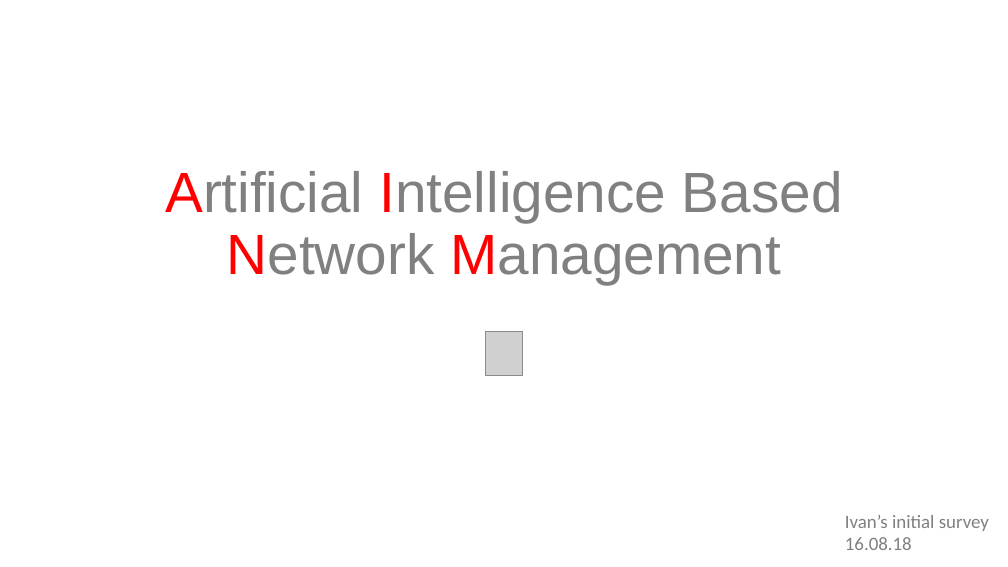
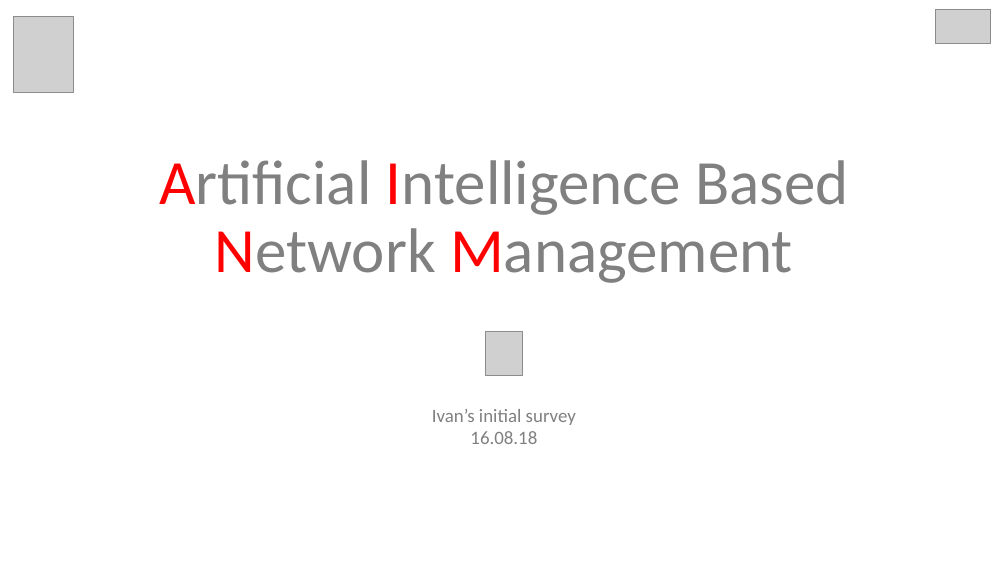
Before and after one commit to sunmapleleaf/AINM, a slide deck: slide 1 of reference/PPT/Initial Survey.pptx. Drawn at 1008x567 pixels with LibreOffice and Linux fonts; fonts in the diff are those of the drawing; grey boxes stand for pictures. Boxes give left, top, right and bottom in pixels: in the first picture for what was removed or moved away, otherwise in the second. Text is boxed around its words. In the diff, an @@ line names an element or a change of style, - is before the commit and + after.

Commit message:
add initial survey PPT

```diff
--- a/reference/PPT/Initial Survey.pptx
+++ b/reference/PPT/Initial Survey.pptx
@@ picture added at [14,17,73,93] @@
@@ picture added at [936,10,991,43] @@
@@ title "Artificial Intelligence Based Network Management" at [159,160,848,283]: size 54 to 60 pt, font Arial to Calibri @@
@@ text "Ivan’s initial survey": place and size @@
-text "Ivan’s initial survey" at [845,515,989,550]
+text "Ivan’s initial survey" at [432,409,576,444]
@@ text "Ivan’s initial survey" at [432,409,576,444]: alignment left to centre @@
```
Also in this commit, not shown: 8 other slides changed, 5 slides added, 3 slides removed, 3 other files.
